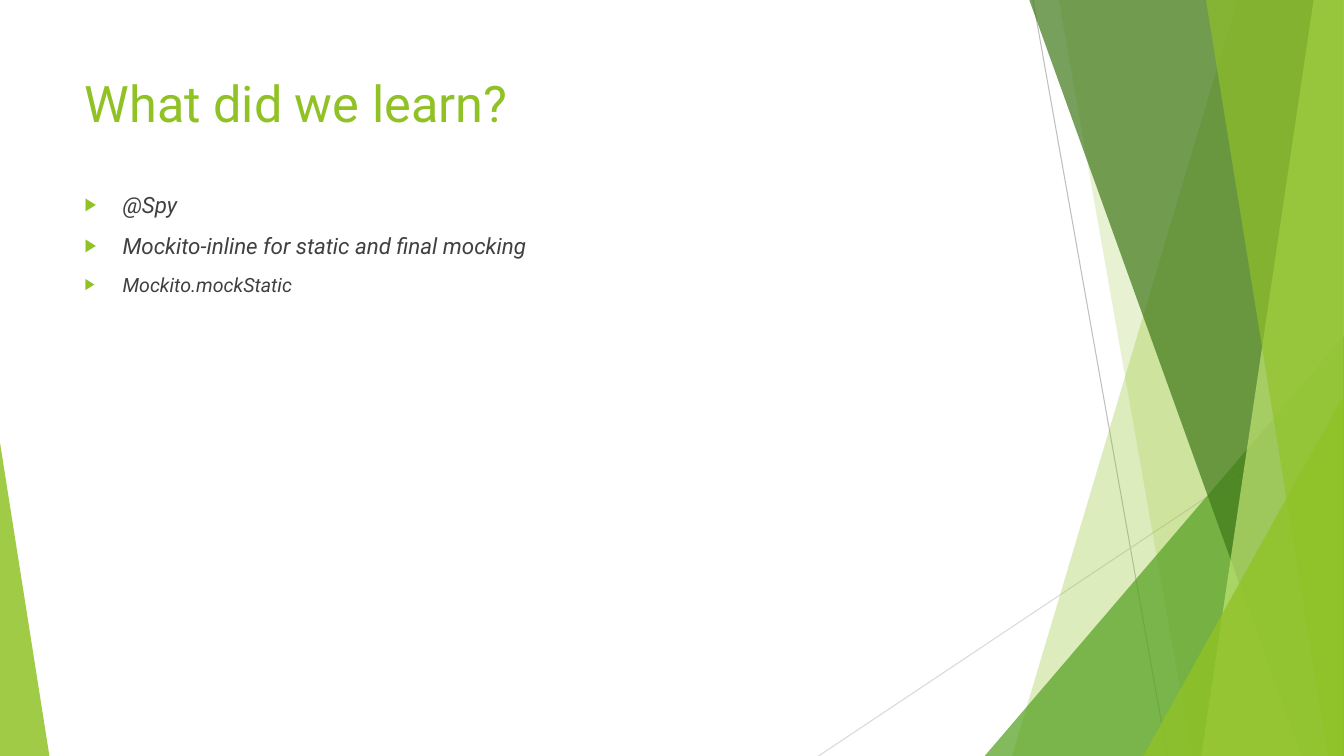
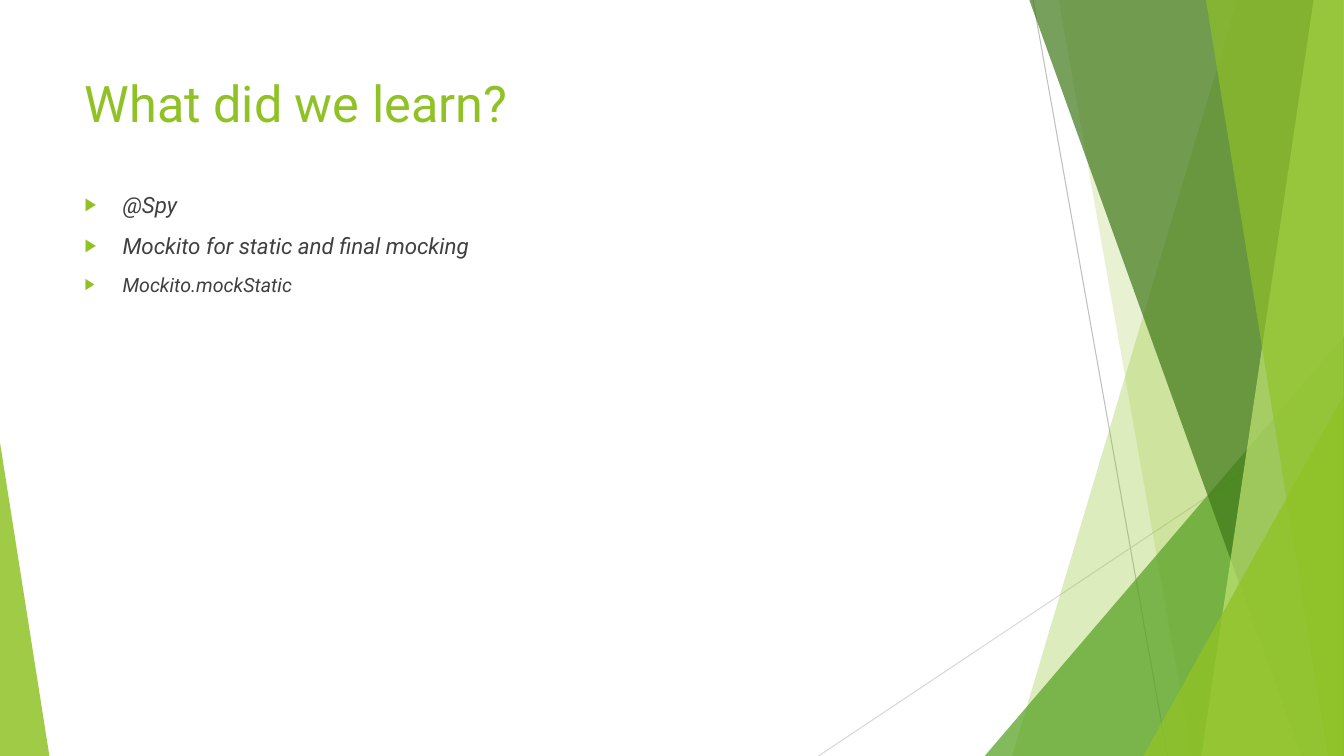
Before and after one commit to MichaelZett/20231123_junit, a slide deck: slide 96 of JUnit_intensiv.pptx. Drawn at 1344x756 pixels with LibreOffice and Linux fonts; fonts in the diff are those of the drawing. Boxes give left, top, right and bottom in pixels: in the first picture for what was removed or moved away, otherwise in the second. Text is boxed around its words. In the diff, an @@ line names an element or a change of style, - is before the commit and + after.

```diff
--- a/JUnit_intensiv.pptx
+++ b/JUnit_intensiv.pptx
@@ text at [123, 237, 469, 259]: text changed @@
-▶ Mockito-inline for static and final mocking
+▶ Mockito for static and final mocking
```
Also in this commit, not shown: 2 other slides changed, 13 other files.
